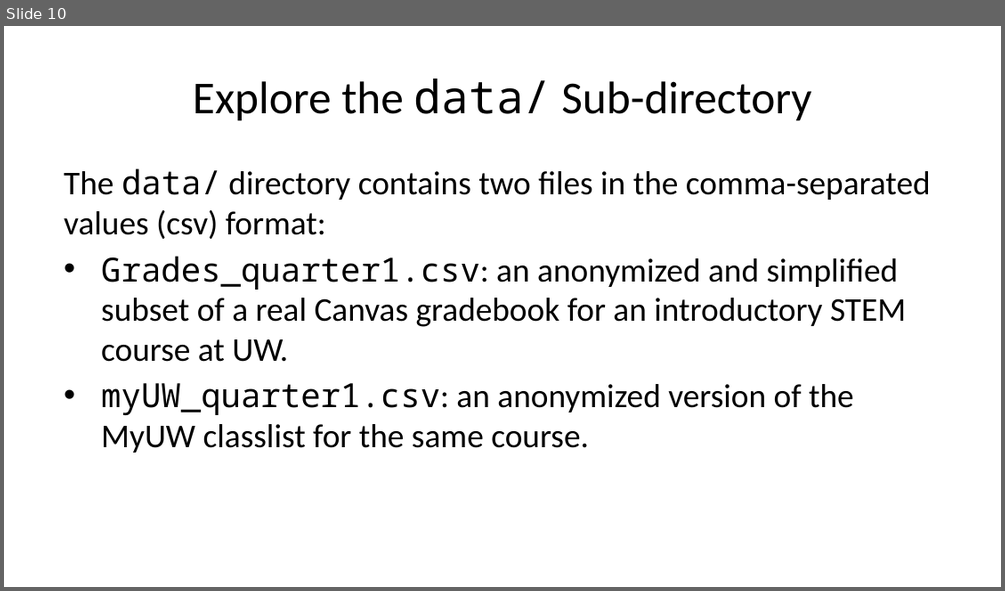
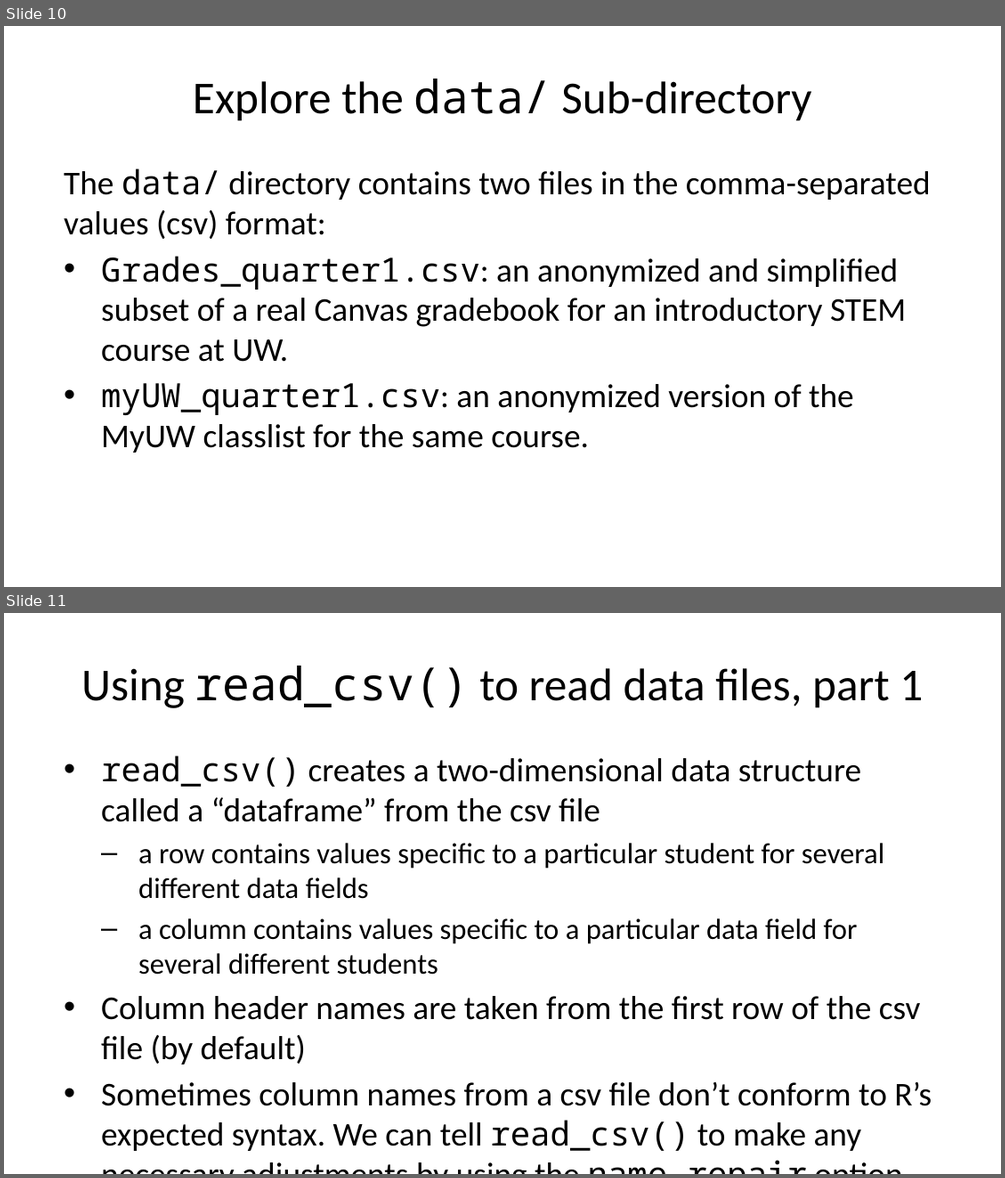
Before and after one commit to cfcraig/uw-dart, a slide deck: uw-dart-ws-plan-20221114.pptx. Shown one above the other, each under a label of ours: slide 10 before the commit, slides 10 and 11 after it. The pictures are 1005x591 and 1005x1178 pixels, drawn with LibreOffice and Linux fonts; fonts in the diff are those of the drawing. Boxes give left, top, right and bottom in pixels: in the first picture for what was removed or moved away, otherwise in the second. Text is boxed around its words. In the diff, an @@ line names an element or a change of style, - is before the commit and + after.

Commit message:
update pptx file

```diff
--- a/uw-dart-ws-plan-20221114.pptx
+++ b/uw-dart-ws-plan-20221114.pptx
@@ slide 11 added at (4, 613, 1001, 1174), background #FFFFFF @@
@@ title added at (81, 666, 922, 708), 33 pt, text #000000 @@
+Using read_csv() to read data files, part 1
@@ text added at (101, 755, 931, 1151), 24 pt, text #000000 @@
+• read_csv() creates a two-dimensional data structure called a “dataframe” from the csv file
+  – a row contains values specific to a particular student for several different data fields
+  – a column contains values specific to a particular data field for several different students
+• Column header names are taken from the first row of the csv file (by default)
+• Sometimes column names from a csv file don’t conform to R’s expected syntax. We can tell read_csv() to make any necessary adjustments by using the name_repair option.
```
Also in this commit, not shown: 1 other slide added.
